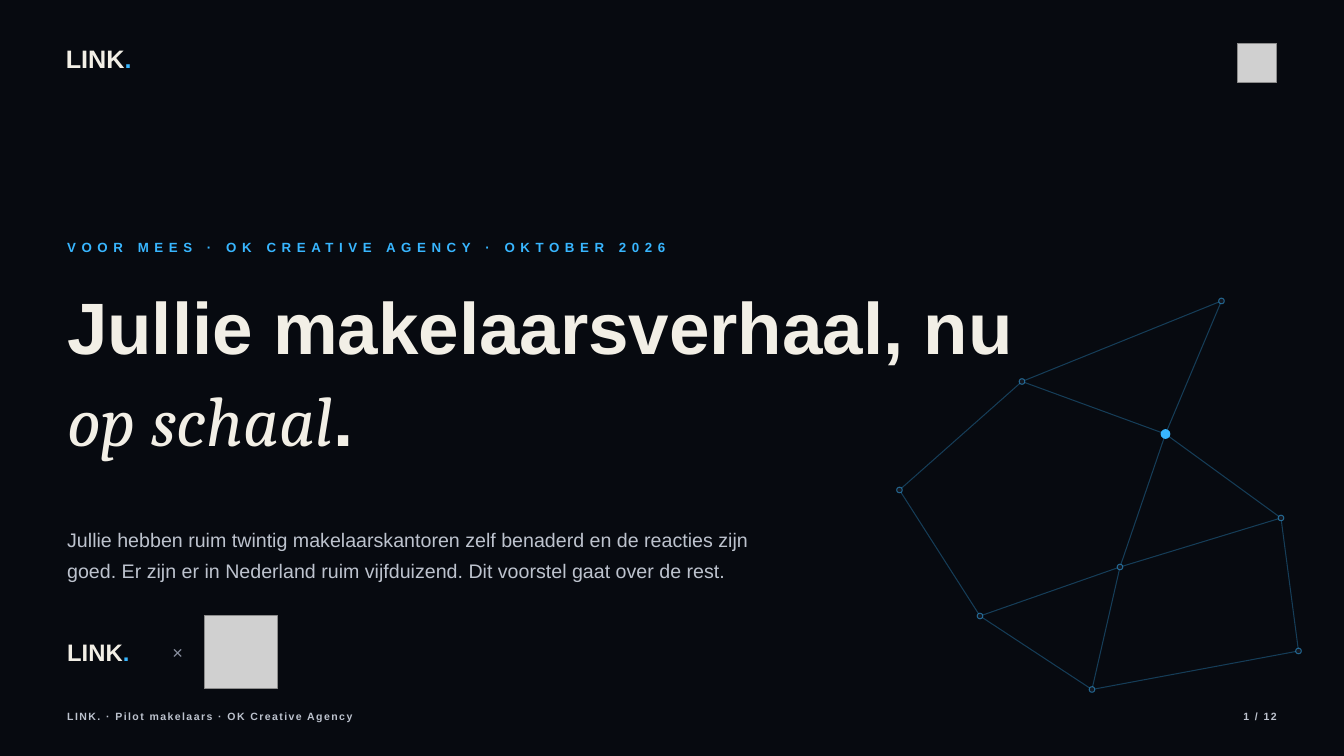
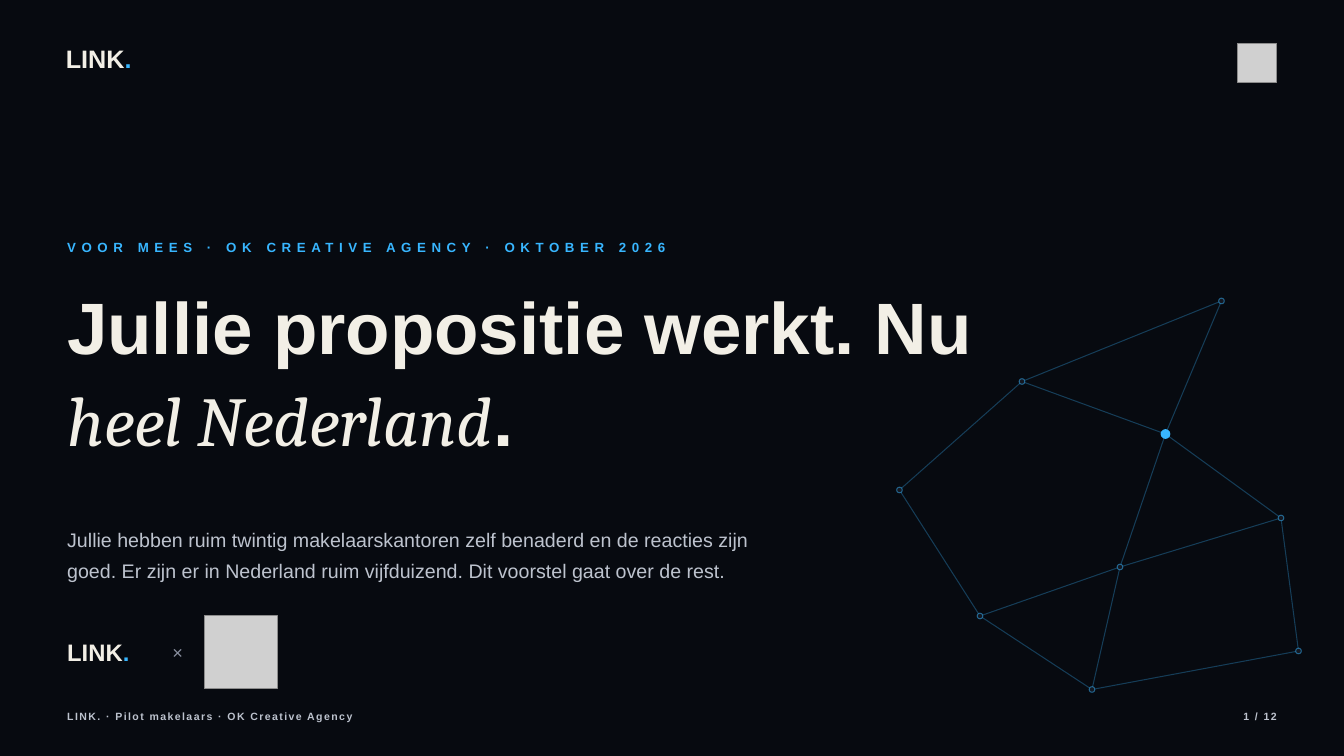
Before and after one commit to hens-lang/Test, a slide deck: slide 1 of output/LINK. pilotvoorstel OK Creative Agency.pptx. Drawn at 1344x756 pixels with LibreOffice and Linux fonts; fonts in the diff are those of the drawing; grey boxes stand for pictures. Boxes give left, top, right and bottom in pixels: in the first picture for what was removed or moved away, otherwise in the second. Text is boxed around its words. In the diff, an @@ line names an element or a change of style, - is before the commit and + after.

```diff
--- a/output/LINK. pilotvoorstel OK Creative Agency.pptx
+++ b/output/LINK. pilotvoorstel OK Creative Agency.pptx
@@ text at [67, 301, 972, 447]: text changed @@
-Jullie makelaarsverhaal, nu op schaal.
+Jullie propositie werkt. Nu heel Nederland.
```
Also in this commit, not shown: 3 other slides changed, 14 other files.
